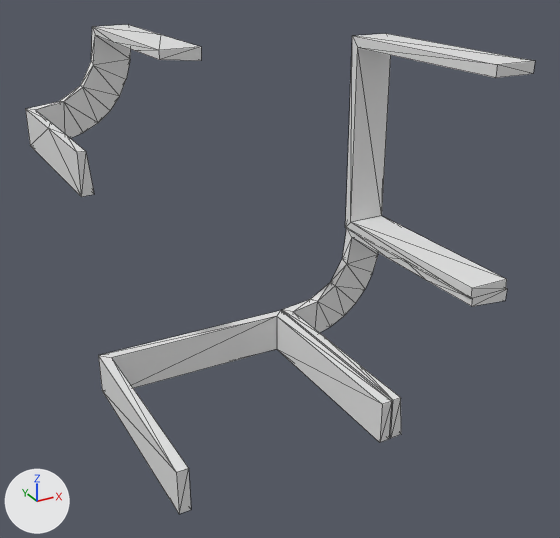
What one commit did to the OBJ model data/bmc/SET_4W2C/t_331.obj.
Rendered twice from a 50 mm lens placed at (-0.903, -1.638, 0.741), pointed at (-0.052, -0.092, -0.033). The axes (+X, +Y, +Z) are drawn at lower left. The lights are the same throughout. Mesh edges are drawn as thin lines. Where no turn or scale is listed for an object, it has been applied to the vertices.

The older version as bpy lines, for what is in view:
```python
me_t_331 = bpy.data.meshes.new('t_331')
me_t_331.from_pydata(...)  # 120 vertices, 224 faces; spans x -0.5..0.304, y -0.5..0.5, z -0.3..0.5
# before: 72 (-0.025, -0.5, -0.2) at pixel (382, 404), 73 (-0.025, -0.025, -0.2) at pixel (276, 316), 74 (-0.025, -0.5, -0.3) at pixel (379, 442), 75 (-0.025, -0.025, -0.3) at pixel (276, 349), 116 (-0.475, -0.5, -0.2) at pixel (188, 468)
# before: 117 (-0.475, -0.025, -0.2) at pixel (111, 357), 118 (-0.475, -0.5, -0.3) at pixel (191, 509), 119 (-0.475, -0.025, -0.3)
ob_t_331 = bpy.data.objects.new('t_331', me_t_331)
ob_t_331.location = (0.0, 0.0, 0.0)
```
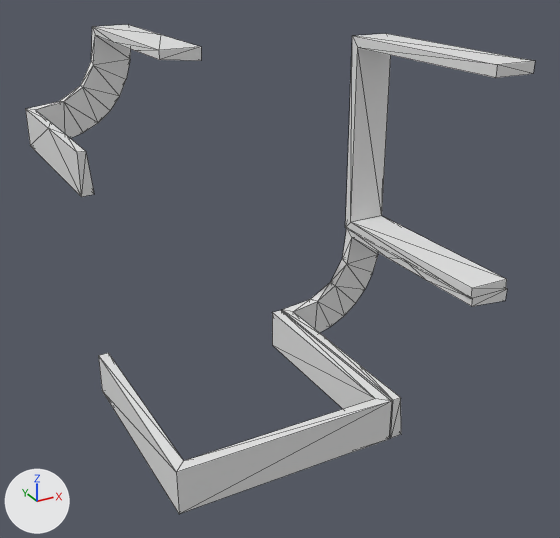
What the commit changed:
me_t_331 has 120 vertices, 224 faces and spans x -0.5..0.304, y -0.5..0.5, z -0.3..0.5.
me_t_331 is used by ob_t_331; location (0.0, 0.0, 0.0).
Part 1, on me_t_331:
Vertices 73, 75, 117, 119 of me_t_331 move by (0.0, -0.45, 0.0).
Vertices 72, 74, 116, 118 of me_t_331 move by (0.0, 0.5, 0.0).

What differs and where, as boxes (x1, y1, x2, y2) in the pictures (560 x 538 px; the box of a moved part takes in the faces that stretch with it):
part 1 of me_t_331, moved or reshaped
    before: (98, 310, 392, 514)
    after: (98, 310, 391, 472)
